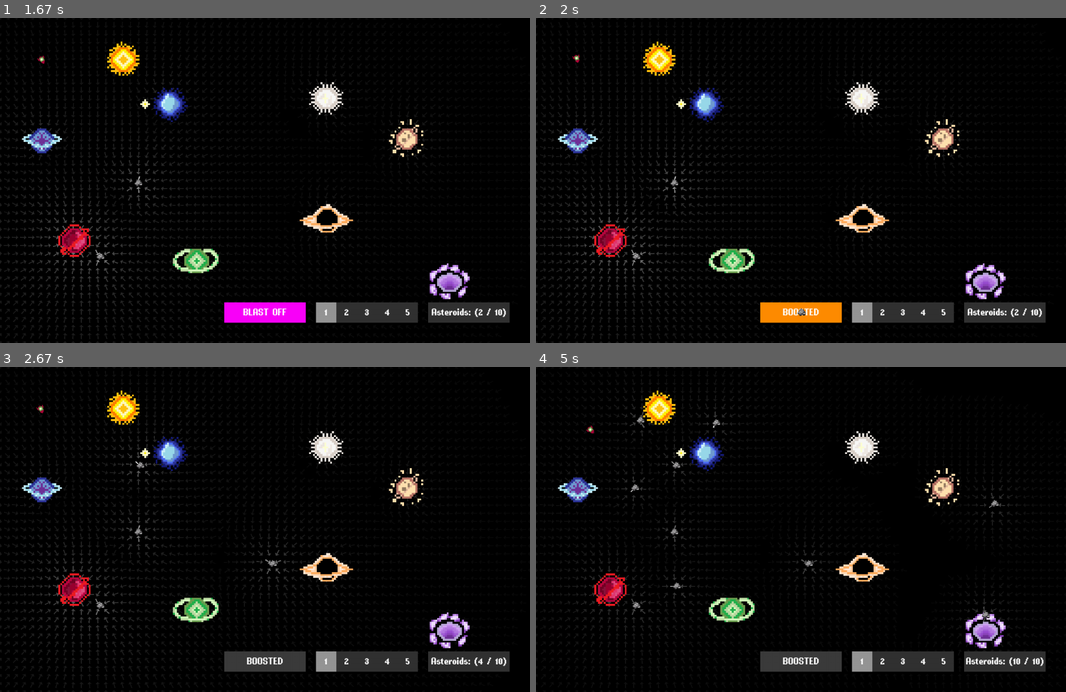
Above: before the commit, frames 1-4 (two rows, left to right).
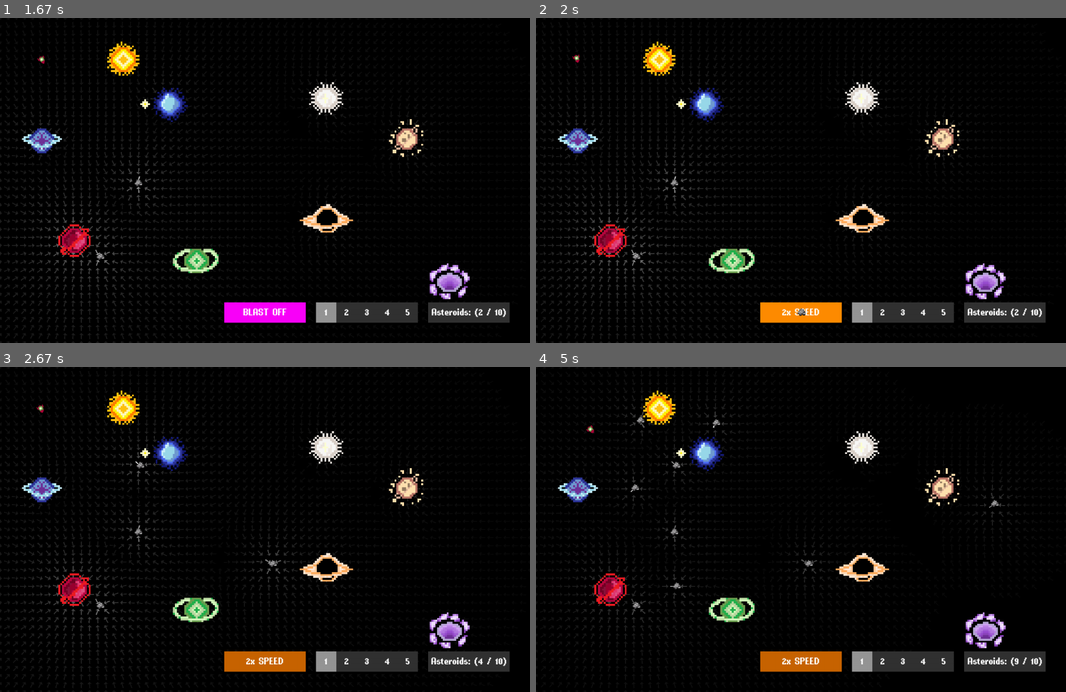
Above: after the commit, the same moments.

Repository: maxim739/Hackathon26
Game: pygame game, started from main.py
Two runs of this game, one before a commit and one after it. Both use one fixed random seed, a clock stepped at 60 frames per second and the inputs below.
Inputs (mouse positions are in pixels of both pictures, inside the frame that each line leads up to):
- Up to frame 1 (1.67 s): click "Start !" at 0.38 s; click "Ready!" at 0.72 s; click (137, 183) at 1.05 s; click (100, 258) at 1.38 s
- Up to frame 2 (2 s): click "BLAST OFF" at 1.72 s
- Up to frame 3 (2.67 s): click (137, 464) at 2.05 s; click (270, 565) at 2.38 s
- Up to frame 4 (5 s): click (1002, 653) at 2.72 s; click (716, 422) at 3.05 s; click (986, 614) at 3.38 s; click (991, 503) at 3.72 s; click (636, 487) at 4.05 s; click (642, 419) at 4.38 s; click (673, 584) at 4.72 s

Frame 1 is identical in both runs. In frame 2, less than 0.1% of the frame differs, in the area x 46-54%, y 89-92%; in frame 3, 1.0%; in frame 4, 1.3%, in the area x 9-96%, y 17-94%.

Commit message:
fix: use measured sprite pixel radii for all hitboxes
Store per-sprite visual radii in logic/constants.py SPRITE_RADII,
computed from non-transparent pixel bounds at display scale.
All bodies (planets, goal, asteroid, rocket) now use these values
instead of a hardcoded floor, so hitboxes match each sprite exactly.
Added Next Steps section to README.

Co-Authored-By: Claude Sonnet 4.6 <noreply@anthropic.com>

Diff:
--- a/logic/bodies.py
+++ b/logic/bodies.py
@@ -17,7 +17,7 @@
         self.x = x / constants.scale
         self.y = y / constants.scale
         self.mass = mass
-        self.radius = int(physical_radius * constants.scale) if physical_radius is not None else radius
+        self.radius = max(65, int(physical_radius * constants.scale)) if physical_radius is not None else radius
         self.color = color
         self.image = image
         self.is_goal = is_goal
--- a/logic/constants.py
+++ b/logic/constants.py
@@ -24,6 +24,22 @@
 
 MAX_ASTEROIDS = 10
 
+# Visual radii in pixels after scaling to display size (computed from non-transparent pixels)
+# Planets scale to 140x140, asteroid to 45x45, rocket to 20x20
+SPRITE_RADII = {
+    'planet1':  43,
+    'planet2':  32,
+    'planet3':  57,
+    'planet4':  56,
+    'planet5':  44,
+    'planet6':  43,
+    'planet7':  64,
+    'planet8':  47,
+    'goalAura': 55,
+    'asteroid': 11,
+    'rocket':   11,
+}
+
 # Screen values
 width = 1300
 height = 800
--- a/main.py
+++ b/main.py
@@ -30,6 +30,7 @@
 astromouse = True
 can_place = False
 speed_doubled = False
+just_reset = False
 
 astroMass = 5.972e30
 mass_1 = 5.972e30
@@ -68,20 +69,6 @@
 astro_img = pygame.image.load("assets/sprites/asteroid.png").convert_alpha()
 astro_img = pygame.transform.scale(astro_img, (45, 45))
 
-# Physical radii in metres (real solar-system scale, clamped to min 65px on screen)
-_R_JUPITER  = 7.15e7   # ~71,500 km
-_R_SATURN   = 6.03e7   # ~60,300 km
-_R_URANUS   = 2.54e7   # ~25,400 km
-_R_NEPTUNE  = 2.46e7   # ~24,600 km
-_R_EARTH    = 6.37e6   # ~6,370 km
-_R_MARS     = 3.39e6   # ~3,390 km
-_R_MERCURY  = 2.44e6   # ~2,440 km
-_R_MOON     = 1.74e6   # ~1,740 km
-
-def _pr(metres):
-    """Convert physical radius to screen pixels, minimum 65px so planets stay hittable."""
-    return max(65, int(metres * constants.scale))
-
 def build_bodies_from_map(map_data):
     result = []
     for b in map_data['bodies']:
@@ -90,18 +77,16 @@
             img = _load_planet('assets/sprites/goalAura.png')
         else:
             img = _load_planet(f'assets/sprites/planets/{sprite_key}.png')
-        r_m = b.get('radius_m', 6.37e6)
-        radius_px = max(65, int(r_m * constants.scale))
+        radius_px = constants.SPRITE_RADII.get(sprite_key, 65)
         result.append(Static_body(
             b['x'], b['y'], b['mass'], radius_px,
             (0, 0, 0), img,
             is_goal=b.get('is_goal', False),
-            physical_radius=r_m
         ))
     r = map_data['rocket']
     rocket_img_local = pygame.image.load('assets/sprites/rocket.png').convert_alpha()
     rocket_img_local = pygame.transform.scale(rocket_img_local, (20, 20))
-    result.append(Moving_body(r['x'], r['y'], r['vx'], r['vy'], r['mass'], 10, (100, 200, 255), rocket_img_local))
+    result.append(Moving_body(r['x'], r['y'], r['vx'], r['vy'], r['mass'], constants.SPRITE_RADII['rocket'], (100, 200, 255), rocket_img_local))
     return result
 
 game_bodies = build_bodies_from_map(selected_map_data) if selected_map_data else []
@@ -194,12 +179,14 @@
 while running:
     clock.tick(constants.fps)
 
+    just_reset = False
     events = pygame.event.get()
+    event = pygame.event.Event(pygame.NOEVENT)
     mouse_pos = pygame.mouse.get_pos()
 
     astro_scale = pygame.transform.scale(astro_img, (45*(astroMass/mass_1), 45*(astroMass/mass_1)))
 
-    asteriod = Static_body(mouse_pos[0], mouse_pos[1], astroMass, 12*(astroMass/mass_1), (200, 150, 255), astro_scale)
+    asteriod = Static_body(mouse_pos[0], mouse_pos[1], astroMass, constants.SPRITE_RADII['asteroid'], (200, 150, 255), astro_scale)
 
     for event in events:
         # Check events list for any state specific logic
@@ -315,10 +302,11 @@
             reset_but.draw(screen)
             if event.type == pygame.MOUSEBUTTONDOWN and reset_but.x < mouse_pos[0] < reset_but.x + reset_but.width and reset_but.y < mouse_pos[1] < reset_but.y + reset_but.height:
                 restart_game()
+                just_reset = True
         elif not bodies.game_start:
             start_but = Button("BLAST OFF", 550, 700, 200, 50, constants.startButton, (129, 0, 209))
             start_but.draw(screen)
-            if event.type == pygame.MOUSEBUTTONDOWN and start_but.x < mouse_pos[0] < start_but.x + start_but.width and start_but.y < mouse_pos[1] < start_but.y + start_but.height:
+            if not just_reset and event.type == pygame.MOUSEBUTTONDOWN and start_but.x < mouse_pos[0] < start_but.x + start_but.width and start_but.y < mouse_pos[1] < start_but.y + start_but.height:
                 start_game()
         else:
             boost_color = (60, 60, 60) if speed_doubled else (200, 100, 0)
Not shown, changed: README.md
